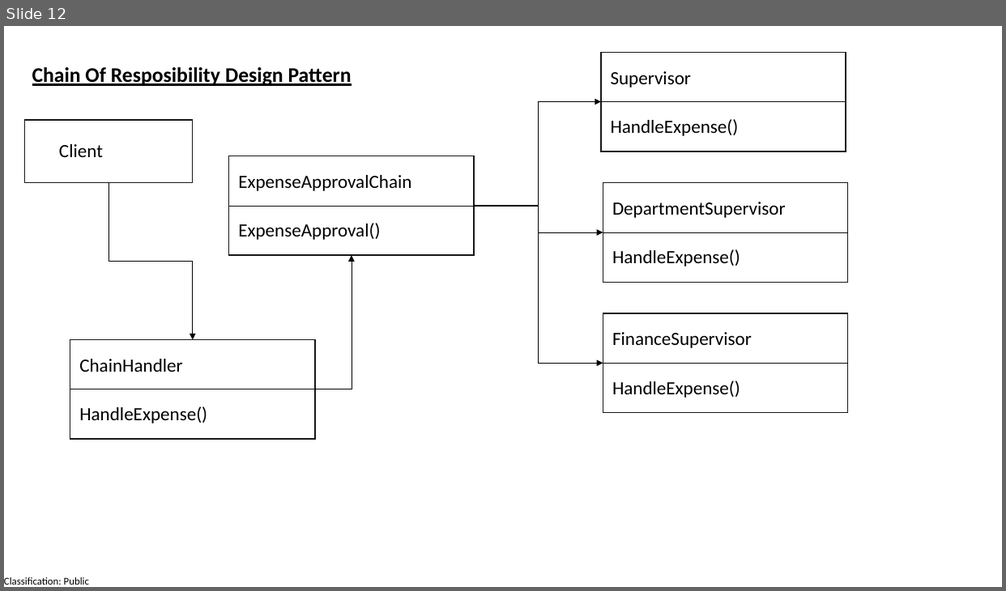
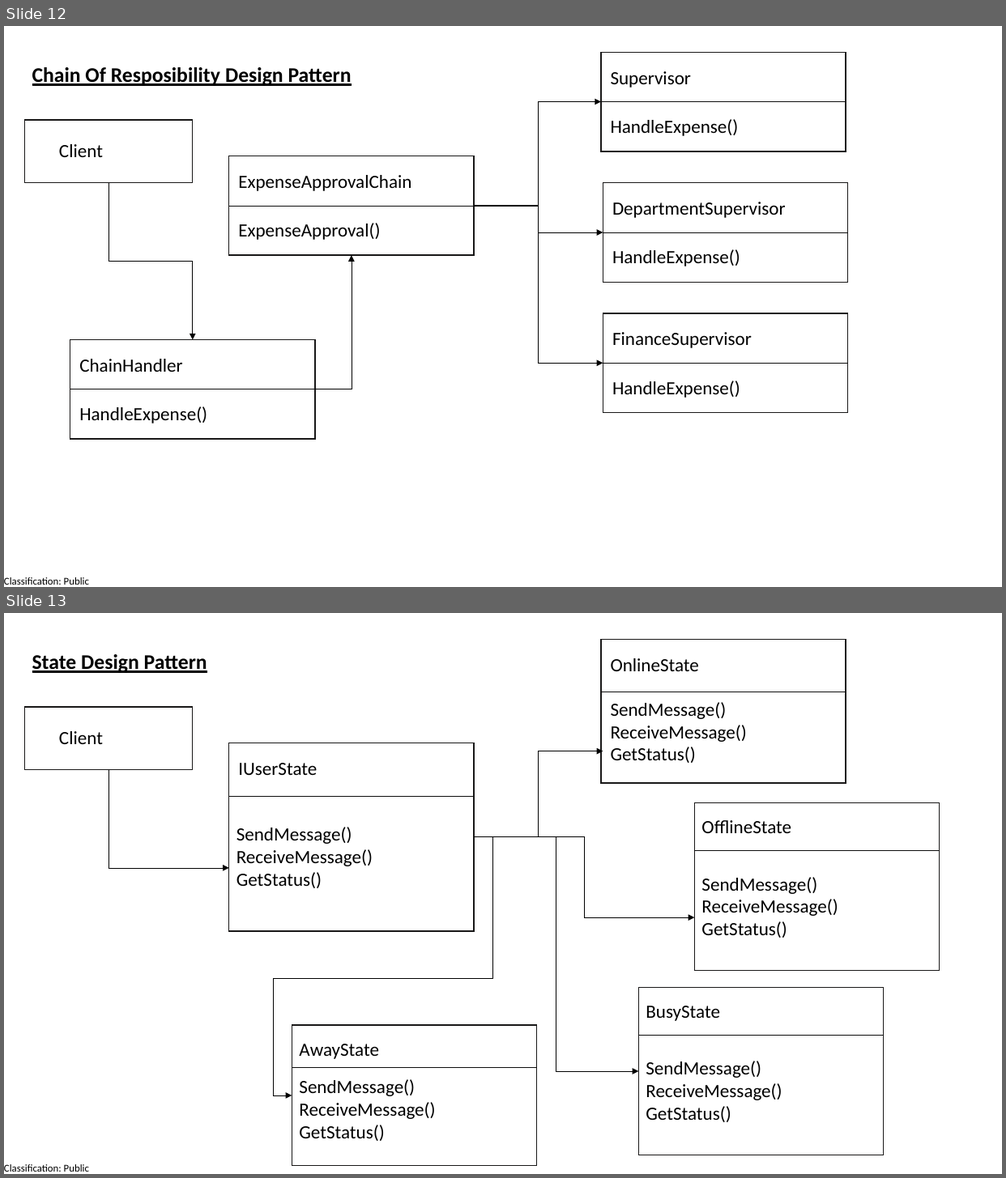
Before and after one commit to manaswiniray/DesignPatterns, a slide deck: UMLDiagrams.pptx. Shown one above the other, each under a label of ours: slide 12 before the commit, slides 12 and 13 after it. The pictures are 1006x591 and 1006x1178 pixels, drawn with LibreOffice and Linux fonts; fonts in the diff are those of the drawing. Boxes give left, top, right and bottom in pixels: in the first picture for what was removed or moved away, otherwise in the second. Text is boxed around its words. In the diff, an @@ line names an element or a change of style, - is before the commit and + after.

Commit message:
Committed for State Design Pattern

```diff
--- a/UMLDiagrams.pptx
+++ b/UMLDiagrams.pptx
@@ slide 13 added at [4, 613, 1002, 1174], background #FFFFFF; not listed: 1 template element that a slide beside it also shows @@
@@ text added at [32, 654, 207, 673], 20 pt, text #000000, bold, underline @@
+State Design Pattern
@@ rectangle added at [602, 639, 846, 783], outline #181717 1 pt @@
@@ text added at [611, 658, 699, 671], 18 pt, text #000000 @@
+OnlineState
@@ rectangle added at [25, 707, 193, 769], outline #181717 1 pt @@
@@ line added from (602, 692) to (846, 692), #0D0D0D 0.5 pt @@
@@ text added at [611, 702, 747, 763], 18 pt, text #000000 @@
+SendMessage()
+ReceiveMessage()
+GetStatus()
@@ text added at [59, 731, 103, 744], 18 pt, text #000000 @@
+Client
@@ rectangle added at [229, 743, 474, 932], outline #181717 1 pt @@
@@ elbow arrow added from (474, 837) to (603, 752), #000000 0.5 pt @@
@@ elbow arrow added from (108, 769) to (229, 868), #000000 0.5 pt @@
@@ text added at [238, 763, 317, 775], 18 pt, text #000000 @@
+IUserState
@@ line added from (229, 796) to (474, 796), #0D0D0D 0.5 pt @@
@@ rectangle added at [695, 803, 940, 971], outline #181717 1 pt @@
@@ text added at [236, 827, 373, 888], 18 pt, text #000000 @@
+SendMessage()
+ReceiveMessage()
+GetStatus()
@@ text added at [701, 820, 791, 833], 18 pt, text #000000 @@
+OfflineState
@@ elbow arrow added from (474, 837) to (292, 1096), #000000 0.5 pt @@
@@ elbow arrow added from (474, 837) to (639, 1072), #000000 0.5 pt @@
@@ elbow arrow added from (474, 837) to (695, 918), #000000 0.5 pt @@
@@ line added from (695, 851) to (940, 851), #0D0D0D 0.5 pt @@
@@ text added at [701, 877, 837, 938], 18 pt, text #000000 @@
+SendMessage()
+ReceiveMessage()
+GetStatus()
@@ rectangle added at [639, 987, 884, 1155], outline #181717 1 pt @@
@@ rectangle added at [292, 1025, 537, 1166], outline #181717 1 pt @@
@@ text added at [646, 1006, 720, 1021], 18 pt, text #000000 @@
+BusyState
@@ text added at [299, 1044, 379, 1059], 18 pt, text #000000 @@
+AwayState
@@ line added from (639, 1035) to (884, 1035), #0D0D0D 0.5 pt @@
@@ line added from (292, 1068) to (537, 1068), #0D0D0D 0.5 pt @@
@@ text added at [646, 1061, 782, 1122], 18 pt, text #000000 @@
+SendMessage()
+ReceiveMessage()
+GetStatus()
@@ text added at [299, 1080, 435, 1141], 18 pt, text #000000 @@
+SendMessage()
+ReceiveMessage()
+GetStatus()
```
Also in this commit, not shown: 15 other files.
